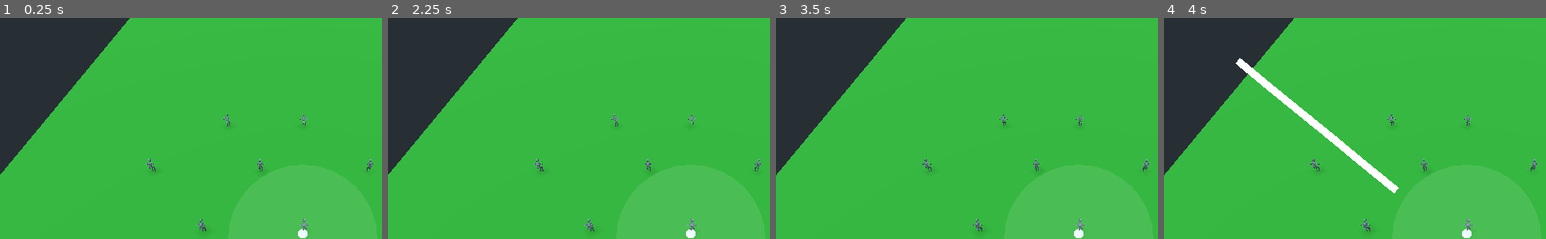
Above: before the commit, frames 1-4 (left to right).
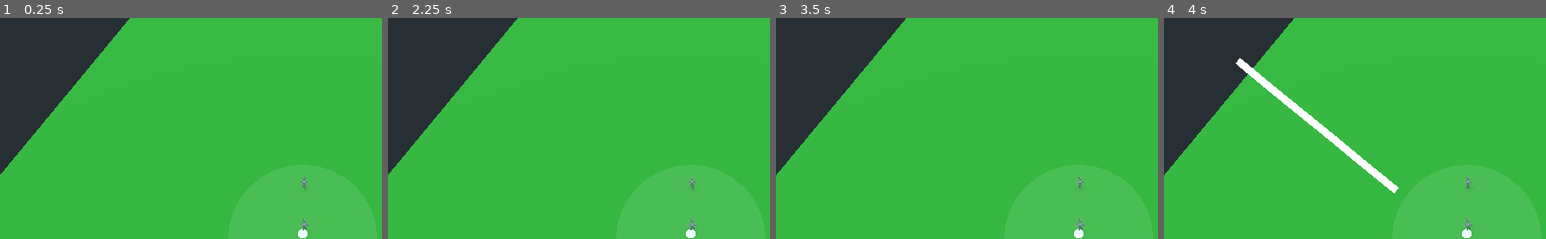
Above: after the commit, the same moments.

Repository: samhattangady/UltimateFrisbee
Game: Godot game, scene res://PlayingField.tscn
Same seed, same stepped clock (60 frames per second), same inputs: the game is played once before the commit and once after it.
Inputs (mouse positions are % of the whole screen's width and height, from its top left):
- Up to frame 1 (0.25 s): no input
- Up to frame 2 (2.25 s): tap Enter (ui_accept) at 0.5, 0.77, 2 s; move the mouse to (72, 45) at 0.52 s; hold Right (ui_right) 0.53-1.25 s; click (72, 45) at 0.67 s; click (5, 8) at 1.25 s; drag from (30, 55) to (45, 70) at 2.02 s
- Up to frame 3 (3.5 s): tap Enter (ui_accept) at 2.75 s; move the mouse to (60, 28) at 2.77 s; hold Right (ui_right) from 2.78 s (still down)
- Up to frame 4 (4 s): release Right (ui_right) at 3.5 s; tap Enter (ui_accept) at 3.5 s; drag from (45, 70) to (20, 35) at 3.52 s
The pictures show only the part of the screen within x 10-60%, y 25-75%; the shares and areas given below are measured in that part.

The runs differ from the first frame. In frame 1, 0.3% of the frame differs, in the area x 38-98%, y 43-97%; in frame 2, 0.3%; in frame 3, 0.3%; in frame 4, 0.3%.
Error in both runs: Invalid call. Nonexistent function 'get_bone_transform' in base 'Skeleton'. (res://Player2.gd:50)

Commit message:
debug: add debug print statements

Diff:
--- a/Player2.gd
+++ b/Player2.gd
@@ -25,7 +25,7 @@
 var wrist_rest_position
 var animation_player
 var selected_marker
-var has_disc
+var has_disc = false
 var is_selected
 var disc_calculator
 var current_state
@@ -49,7 +49,13 @@
     self.right_hand = self.skeleton.find_bone('Wrist.R')
     self.wrist_rest_position = self.skeleton.get_bone_transform(right_hand)
     self.animation_player.connect('animation_finished', self, 'handle_animation_completion')
+    self.animation_player.connect('animation_started', self, 'debug_animation_start')
     self.current_state = PLAYER_STATE.IDLE
+
+func debug_animation_start(anim_name):
+    if anim_name == 'Idle':
+        return
+    print('player animation started ', anim_name)
 
 func _physics_process(delta):
     if !self.pause_state:
@@ -118,11 +124,14 @@
     # TODO (30 May 2019 sam): Don't like this very much. The signal shouldn't be
     # directly connected to this method. See what the better way of doing this would be.
     if self.has_disc:
+        print('player has disc is throwing')
+        print(throw_data.throw)
         self.animation_player.play(throw_data['throw'], -1, 3.0, false)
         self.current_state = PLAYER_STATE.THROWING
         # TODO (31 May 2019 sam): Add some sort of timer here to switch the state to idle
 
 func handle_animation_completion(anim_name):
+    print('player animation complete ', anim_name)
     if anim_name == 'Forehand' or anim_name == 'Backhand':
         self.emit_signal('throw_animation_complete')
         self.has_disc = false
--- a/Players.gd
+++ b/Players.gd
@@ -6,20 +6,22 @@
 var selected_player
 var disc
 var players = []
-var PLAYER_PIXEL_RADIUS = 100
+var PLAYER_PIXEL_RADIUS = 25
 var HEX_SPACING = 10.0
 
 func _ready():
+    self.two_players()
+
+func two_players():
     var player_scene = preload('res://Player2.tscn')
-    # for i in range(number_of_players):
-    #     var p = player_scene.instance()
-    #     p.translation = Vector3(0.0, 0.0, -10.0*i)
-    #     p.scale = Vector3(2, 2, 2)
-    #     if i == 0:
-    #         p.has_disc = true
-    #     self.add_child(p)
-    #     self.players.append(p)
-    self.hex_with_back_2()
+    for i in range(number_of_players):
+        var p = player_scene.instance()
+        p.translation = Vector3(0.0, 0.0, -10.0*i)
+        p.scale = Vector3(2, 2, 2)
+        if i == 0:
+            p.has_disc = true
+        self.add_child(p)
+        self.players.append(p)
 
 func hex_with_back_1():
     var player_scene = preload('res://Player2.tscn')
